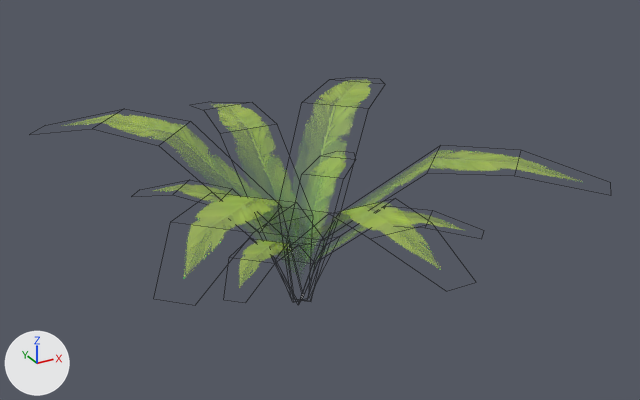
A saved change to the FBX model Assets/1. Art/3D Assets/Leaves/Hemp_37.fbx.
Rendered twice from a camera (50 mm lens) standing at (-3.15, -6.4, 3.96) and looking at (0.18, -0.34, 0.93). Every picture has the same lights, and +X, +Y and +Z are marked at lower left. Mesh edges are drawn as thin lines. Where no turn or scale is listed for an object, it has been applied to the vertices.

Names of what the first picture shows: 'Hemp_37'.
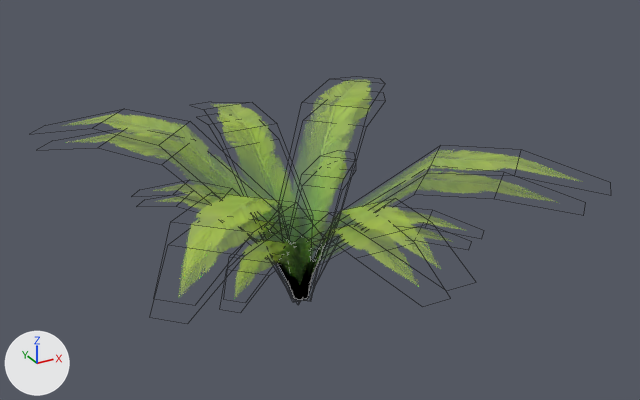
The newer file is also rescaled (x2.564), turned or shifted as a whole; pictures and numbers use the older file's frame.

Where the change shows, as pixel boxes (x1, y1, x2, y2) in the pictures (640 x 400 px):
'Hemp_37', reshaped
    before: (61, 79, 573, 286)
    after: (60, 80, 582, 299)
part 1 of me_plane_216, built on
    before: (234, 126, 380, 274)
    after: (66, 94, 552, 299)

Edits to the bpy script that builds the scene:
```text
Add mat_hemp_010:
    mat_hemp_010 = bpy.data.materials.new('Hemp.010')
    # uses the picture img_plantas_14_png
Change me_plane_216:
    used by ob_hemp_37; location = (0.0, 0.0, 0.0)
    remove me_plane_216.from_pydata(...)  # 100 vertices, 40 faces; spans x -1.83..1.83, y -2.52..1.85, z 0.0..1.51
    add me_plane_216.from_pydata(...)  # 200 vertices, 80 faces; spans x -1.83..1.83, y -2.52..1.85, z 0.0..1.51
    me_plane_216 part 1
    4 vertices are removed from x -0.26..0.26, y -0.57..-0.1, z 0.67
    12 faces are deleted
    2 vertices move within x -0.06..0.06, y -0.27, z 0.0
    104 vertices are added at x -1.8..1.8, y -2.27..1.7, z 0.0..1.36
    40 new faces join them, mat_hemp_010
    12 new faces join them, mat_hemp_005
    add me_plane_216.materials.append(mat_hemp_010)
```
